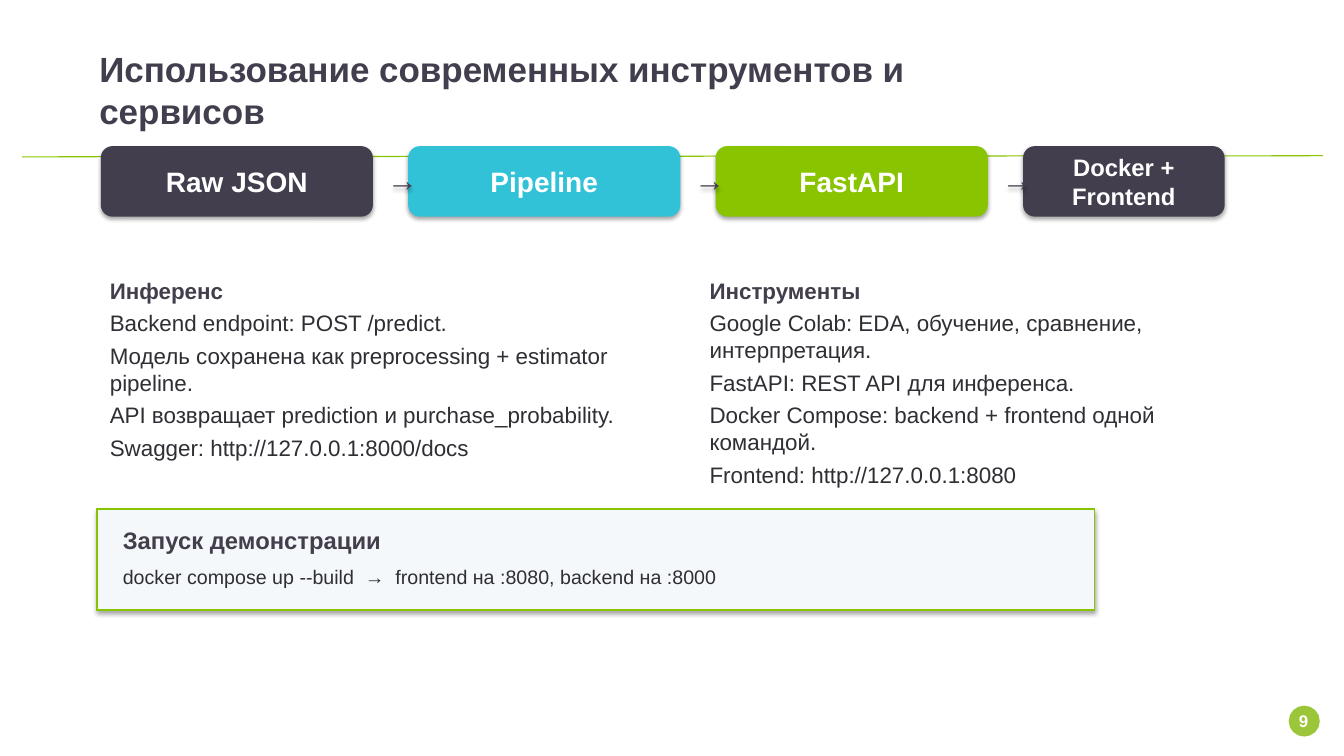
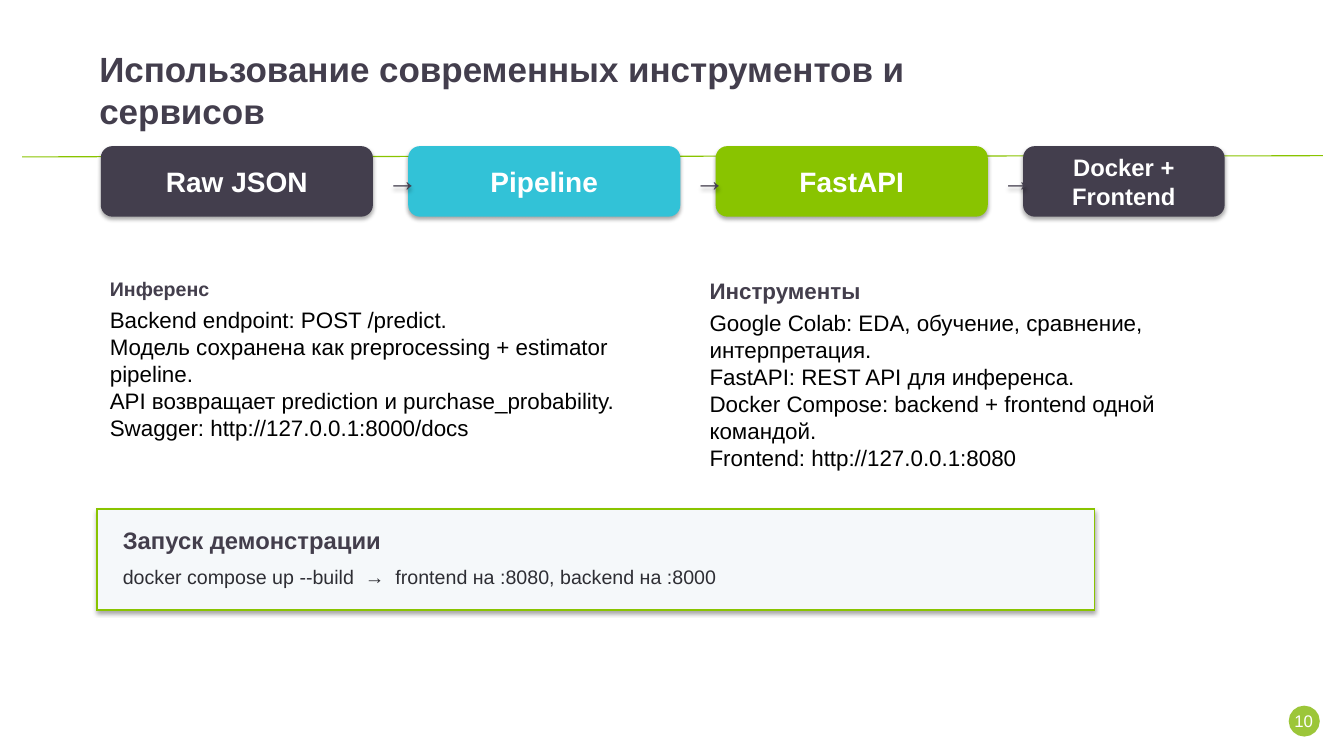
Before and after one commit to Matveycoolking/online_shoppe_predict, a slide deck: slide 10 of doc/ЗагировМатвейДенисович_ИИ. Алгоритмы машинного обучения на языке Python.pptx (slide 9 before the commit). Drawn at 1344x756 pixels with LibreOffice and Linux fonts; fonts in the diff are those of the drawing; background and template pictures are left out. Boxes give left, top, right and bottom in pixels: in the first picture for what was removed or moved away, otherwise in the second. Text is boxed around its words. In the diff, an @@ line names an element or a change of style, - is before the commit and + after.

```diff
--- a/doc/ЗагировМатвейДенисович_ИИ. Алгоритмы машинного обучения на языке Python.pptx
+++ b/doc/ЗагировМатвейДенисович_ИИ. Алгоритмы машинного обучения на языке Python.pptx
@@ text "Инференс" at (x1=110, y1=281, x2=614, y2=441): size 16 to 14 pt in "Инференс"; text colour #2E2E34 to #000000; less space between paragraphs @@
@@ text at (x1=710, y1=314, x2=1154, y2=471): text colour #2E2E34 to #000000; less space between paragraphs @@
@@ text at (x1=1294, y1=715, x2=1313, y2=727): text changed; bold off @@
-9
+10
```
Also in this commit, not shown: 10 other slides changed, 2 slides added, 1 slide removed, 6 other files.
